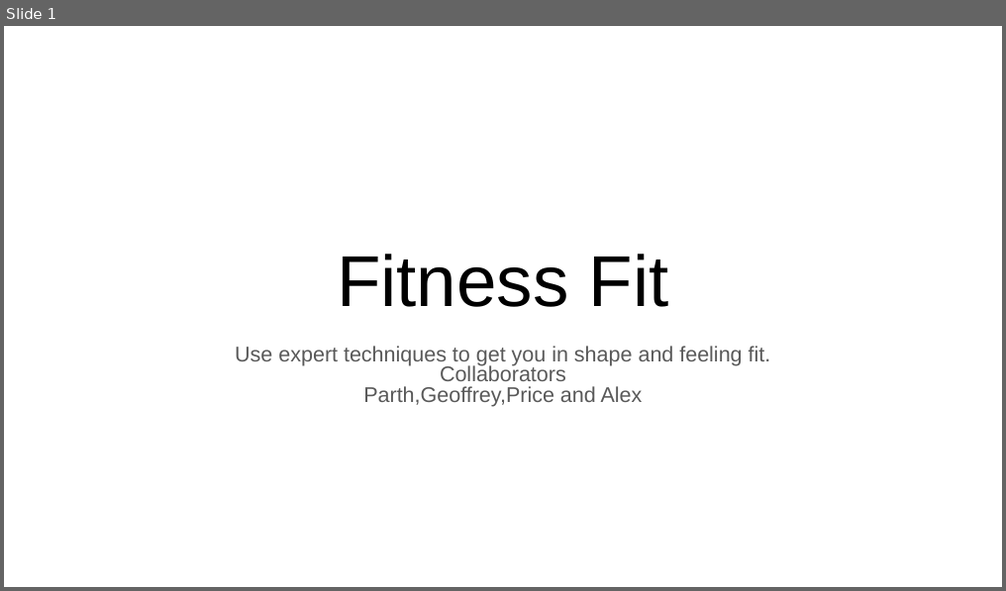
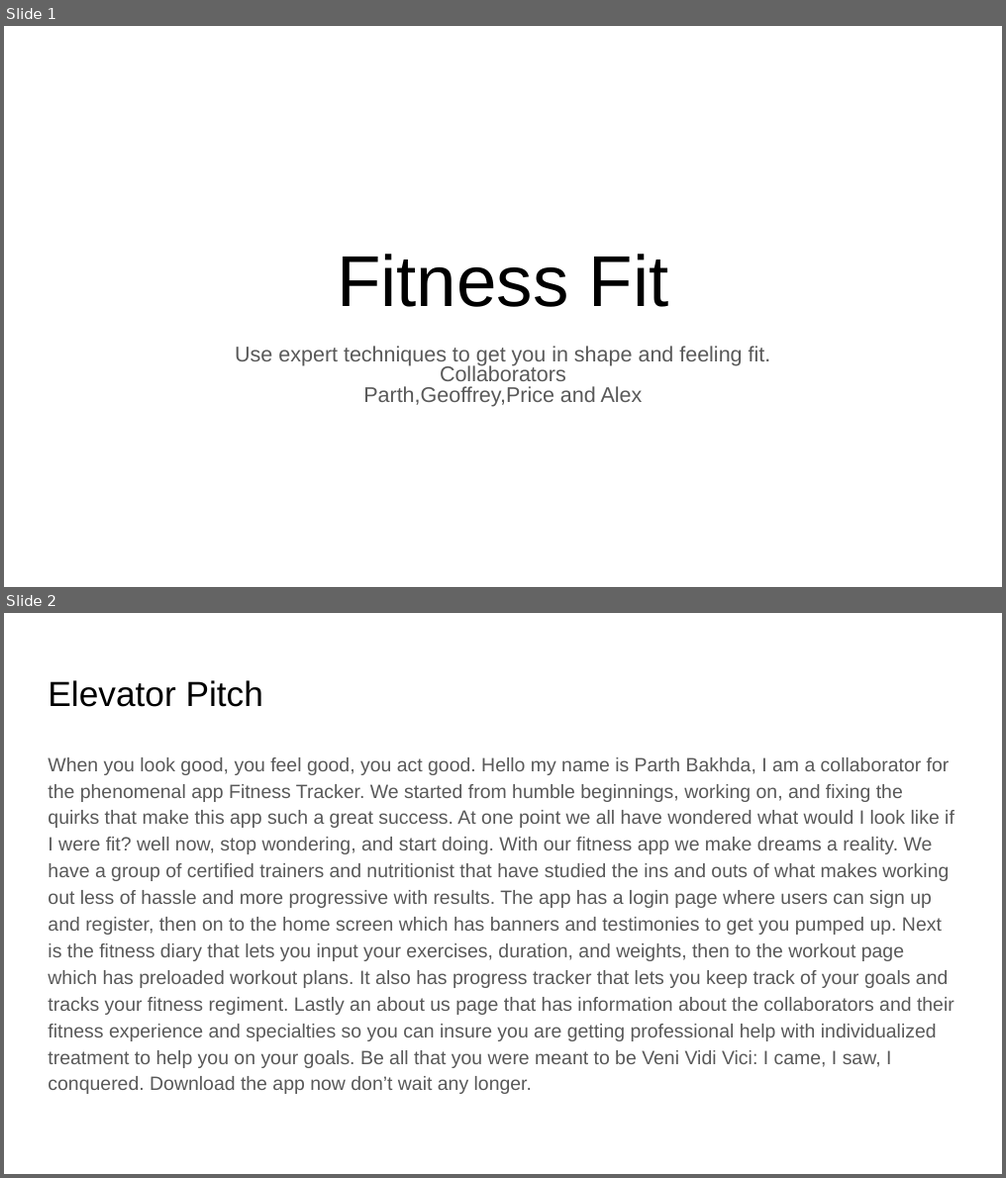
Before and after one commit to AlexWatabe9/FitnessFit, a slide deck: Untitled presentation.pptx. Shown one above the other, each under a label of ours: slide 1 before the commit, slides 1 and 2 after it. The pictures are 1006x591 and 1006x1178 pixels, drawn with LibreOffice and Linux fonts; fonts in the diff are those of the drawing. Boxes give left, top, right and bottom in pixels: in the first picture for what was removed or moved away, otherwise in the second. Text is boxed around its words. In the diff, an @@ line names an element or a change of style, - is before the commit and + after.

Commit message:
Worked on about us page and powerpoint

```diff
--- a/Untitled presentation.pptx
+++ b/Untitled presentation.pptx
@@ slide 2 added at (4,613,1002,1174), background #FFFFFF @@
@@ title added at (48,680,263,707), 25.2 pt, text #000000 @@
+Elevator Pitch
@@ text added at (48,758,954,1094), 13.9 pt, text #595959 @@
+When you look good, you feel good, you act good. Hello my name is Parth Bakhda, I am a collaborator for the phenomenal app Fitness Tracker. We started from humble beginnings, working on, and fixing the quirks that make this app such a great success. At one point we all have wondered what would I look like if I were fit? well now, stop wondering, and start doing. With our fitness app we make dreams a reality. We have a group of certified trainers and nutritionist that have studied the ins and outs of what makes working out less of hassle and more progressive with results. The app has a login page where users can sign up and register, then on to the home screen which has banners and testimonies to get you pumped up. Next is the fitness diary that lets you input your exercises, duration, and weights, then to the workout page which has preloaded workout plans. It also has progress tracker that lets you keep track of your goals and tracks your fitness regiment. Lastly an about us page that has information about the collaborators and their fitness experience and specialties so you can insure you are getting professional help with individualized treatment to help you on your goals. Be all that you were meant to be Veni Vidi Vici: I came, I saw, I conquered. Download the app now don’t wait any longer.
```
Also in this commit, not shown: 2 other slides added, 3 slides removed, 4 other files.
